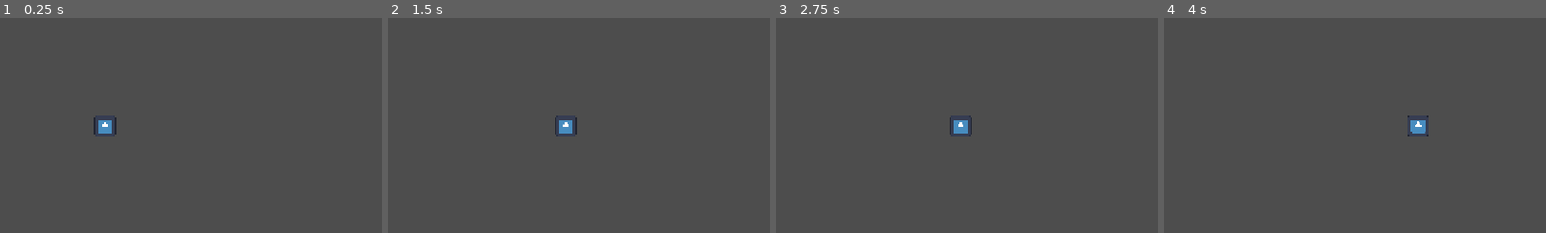
Above: before the commit, frames 1-4 (left to right).
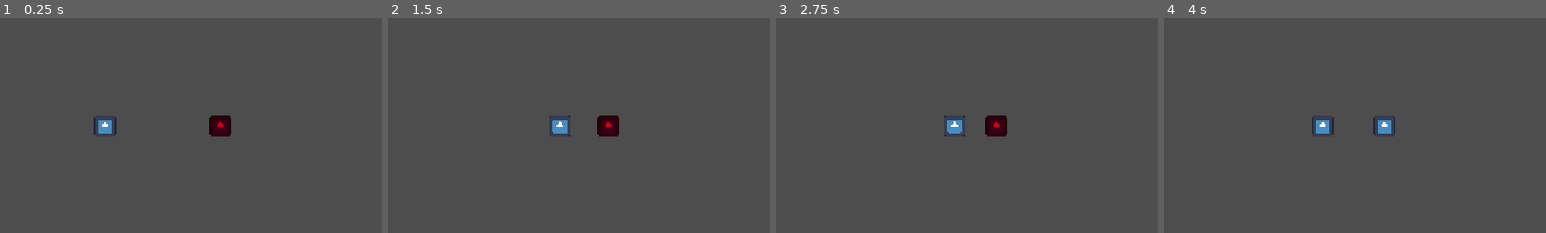
Above: after the commit, the same moments.

Repository: shanwinder/lastblade
Game: Godot game, scene res://scenes/main/Main.tscn
Same seed, same stepped clock (60 frames per second), same inputs: the game is played once before the commit and once after it. The engine's default icon, where the game draws it, is replaced by a stand-in: a white triangle on a blue panel in a dark square.
Inputs:
- Up to frame 1 (0.25 s): no input
- Up to frame 2 (1.5 s): tap Enter at 0.5 s; hold Right (ui_right) 0.53-1.28 s; tap J (attack) at 0.6, 1.35 s; hold Left (ui_left) from 1.28 s (still down)
- Up to frame 3 (2.75 s): release Left (ui_left) at 2.03 s; hold Right (ui_right) from 2.03 s (still down); tap J (attack) at 2.1 s
- Up to frame 4 (4 s): tap J (attack) at 2.85, 3.6 s; release Right (ui_right) at 3.53 s; hold Left (ui_left) from 3.53 s (still down)
The pictures show only the part of the screen within x 36-86%, y 25-75%; the shares and areas given below are measured in that part.

The runs differ from the first frame. In frame 1, 0.5% of the frame differs, in the area x 54-61%, y 45-56%; in frame 2, 0.9%, in the area x 42-61%, y 45-56%; in frame 3, 0.8%; in frame 4, 0.8%.

Commit message:
Add EnemyDummy and player attack handling
Introduce an EnemyDummy CharacterBody2D with HP, damage, flash effect and death (EnemyDummy.gd + uid). Update player.gd to export attack_damage, connect the attack hitbox's area_entered signal, and add a handler that deals damage to areas named "Hurtbox" by calling take_damage on the target. Update Main.tscn to register the new script/subresources and place an EnemyDummy node with sprite, collision shapes, and a Hurtbox so the player can damage it. These changes enable basic enemy damage interactions from the player's attacks.

Diff:
--- /dev/null
+++ b/last-blade-trial/EnemyDummy.gd
@@ -0,0 +1,36 @@
+extends CharacterBody2D
+
+@export var max_hp: int = 30
+
+var current_hp: int
+
+@onready var sprite_2d: Sprite2D = $Sprite2D
+
+
+func _ready() -> void:
+	current_hp = max_hp
+	print("Enemy ready. HP =", current_hp)
+
+
+func take_damage(amount: int) -> void:
+	current_hp -= amount
+	print("Enemy took damage:", amount, "HP left:", current_hp)
+
+	flash_red()
+
+	if current_hp <= 0:
+		die()
+
+
+func flash_red() -> void:
+	sprite_2d.modulate = Color.RED
+
+	await get_tree().create_timer(0.1).timeout
+
+	if is_instance_valid(sprite_2d):
+		sprite_2d.modulate = Color.WHITE
+
+
+func die() -> void:
+	print("Enemy defeated!")
+	queue_free()
--- a/last-blade-trial/player.gd
+++ b/last-blade-trial/player.gd
@@ -1,6 +1,7 @@
 extends CharacterBody2D
 
 @export var speed: float = 300.0
+@export var attack_damage: int = 10
 @export var attack_active_time: float = 0.18
 @export var attack_recovery_time: float = 0.12
 
@@ -16,6 +17,8 @@
 func _ready() -> void:
 	attack_shape.disabled = true
 	attack_hitbox.position.x = attack_hitbox_offset_x * facing_direction
+
+	attack_hitbox.area_entered.connect(_on_attack_hitbox_area_entered)
 
 
 func _physics_process(delta: float) -> void:
@@ -53,3 +56,14 @@
 	await get_tree().create_timer(attack_recovery_time).timeout
 
 	is_attacking = false
+
+
+func _on_attack_hitbox_area_entered(area: Area2D) -> void:
+	if not is_attacking:
+		return
+
+	if area.name == "Hurtbox":
+		var enemy = area.get_parent()
+
+		if enemy.has_method("take_damage"):
+			enemy.take_damage(attack_damage)
--- a/last-blade-trial/scenes/main/Main.tscn
+++ b/last-blade-trial/scenes/main/Main.tscn
@@ -2,12 +2,19 @@
 
 [ext_resource type="Script" uid="uid://bgn1t6o38flks" path="res://player.gd" id="1_nha0i"]
 [ext_resource type="Texture2D" uid="uid://7jrmvjfqe2ag" path="res://icon.svg" id="1_u1xfj"]
+[ext_resource type="Script" uid="uid://d4f0ahgftgx16" path="res://EnemyDummy.gd" id="3_q24mn"]
 
 [sub_resource type="RectangleShape2D" id="RectangleShape2D_nha0i"]
 size = Vector2(32, 32)
 
 [sub_resource type="RectangleShape2D" id="RectangleShape2D_u4lie"]
 size = Vector2(80, 50)
+
+[sub_resource type="RectangleShape2D" id="RectangleShape2D_ifqgg"]
+size = Vector2(64, 64)
+
+[sub_resource type="RectangleShape2D" id="RectangleShape2D_g58pq"]
+size = Vector2(70, 70)
 
 [node name="Main" type="Node2D" unique_id=2023704259]
 
@@ -28,3 +35,20 @@
 [node name="CollisionShape2D" type="CollisionShape2D" parent="Player/AttackHitbox" unique_id=1980833262]
 shape = SubResource("RectangleShape2D_u4lie")
 disabled = true
+
+[node name="EnemyDummy" type="CharacterBody2D" parent="." unique_id=842392976]
+position = Vector2(750, 324)
+script = ExtResource("3_q24mn")
+
+[node name="Sprite2D" type="Sprite2D" parent="EnemyDummy" unique_id=1279923162]
+modulate = Color(0.808973, 0, 0.118325256, 1)
+scale = Vector2(0.25, 0.25)
+texture = ExtResource("1_u1xfj")
+
+[node name="CollisionShape2D" type="CollisionShape2D" parent="EnemyDummy" unique_id=1334114629]
+shape = SubResource("RectangleShape2D_ifqgg")
+
+[node name="Hurtbox" type="Area2D" parent="EnemyDummy" unique_id=305134459]
+
+[node name="CollisionShape2D" type="CollisionShape2D" parent="EnemyDummy/Hurtbox" unique_id=1759081521]
+shape = SubResource("RectangleShape2D_g58pq")
Not shown, added: last-blade-trial/EnemyDummy.gd.uid
